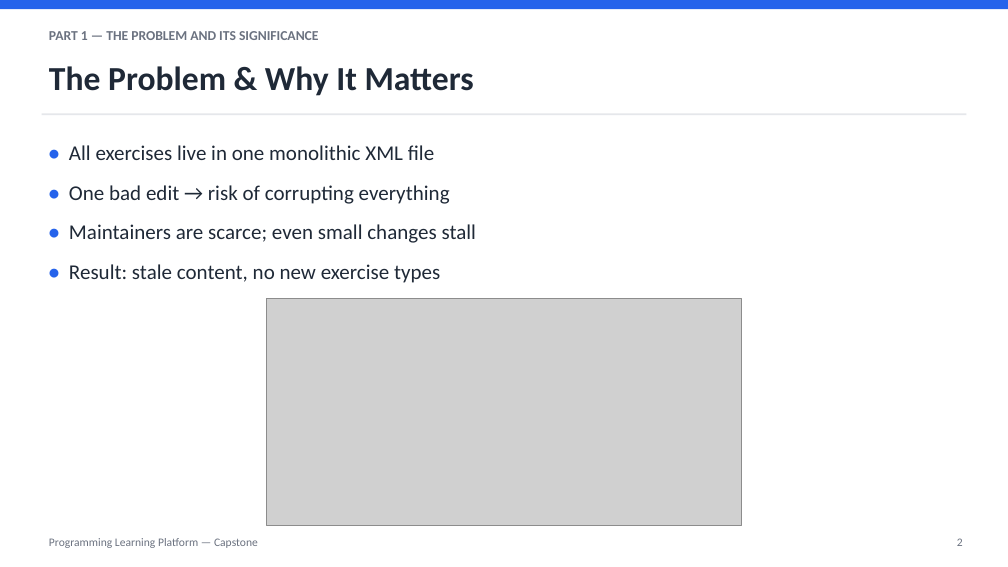
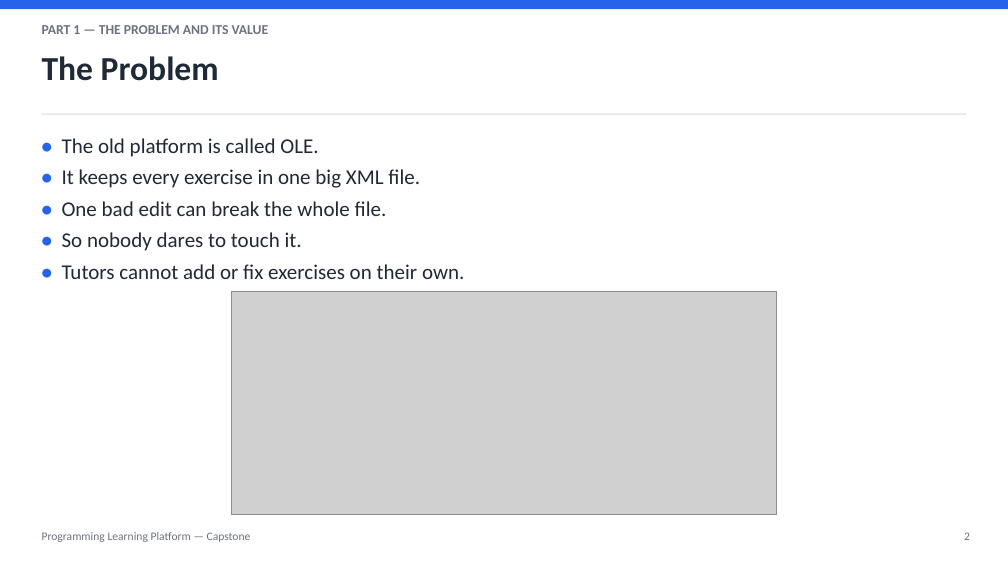
Before and after one commit to Jeromefromcn/programming-learning-platform, a slide deck: slide 2 of docs/6_presentation/presentation.pptx. Drawn at 1008x567 pixels with LibreOffice and Linux fonts; fonts in the diff are those of the drawing; grey boxes stand for pictures. Boxes give left, top, right and bottom in pixels: in the first picture for what was removed or moved away, otherwise in the second. Text is boxed around its words. In the diff, an @@ line names an element or a change of style, - is before the commit and + after.

```diff
--- a/docs/6_presentation/presentation.pptx
+++ b/docs/6_presentation/presentation.pptx
@@ text at [42,25,269,34]: text changed @@
-PART 1 — THE PROBLEM AND ITS SIGNIFICANCE
+PART 1 — THE PROBLEM AND ITS VALUE
@@ text at [42,56,219,81]: text changed @@
-The Problem & Why It Matters
+The Problem
@@ text at [62,138,464,279]: text changed @@
-• All exercises live in one monolithic XML file
-• One bad edit → risk of corrupting everything
-• Maintainers are scarce; even small changes stall
-• Result: stale content, no new exercise types
+• The old platform is called OLE.
+• It keeps every exercise in one big XML file.
+• One bad edit can break the whole file.
+• So nobody dares to touch it.
+• Tutors cannot add or fix exercises on their own.
@@ picture: place and size @@
-picture at [266,299,742,526]
+picture at [231,291,777,514]
@@ text "Programming Learning Platform — Capstone" at [42,532,251,542]: line spacing 1.15 to 1 @@
@@ text "2" at [964,532,970,540]: line spacing 1.15 to 1 @@
```
Also in this commit, not shown: 7 other slides changed, 7 slides added, 11 slides removed, 1 other file.
